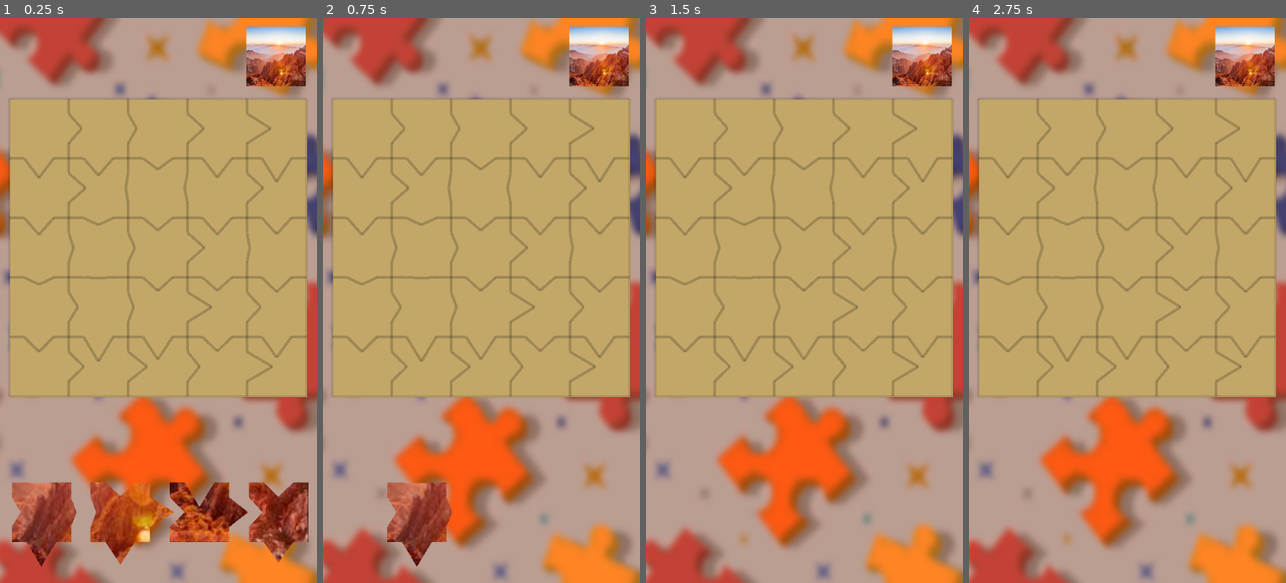
Above: before the commit, frames 1-4 (left to right).
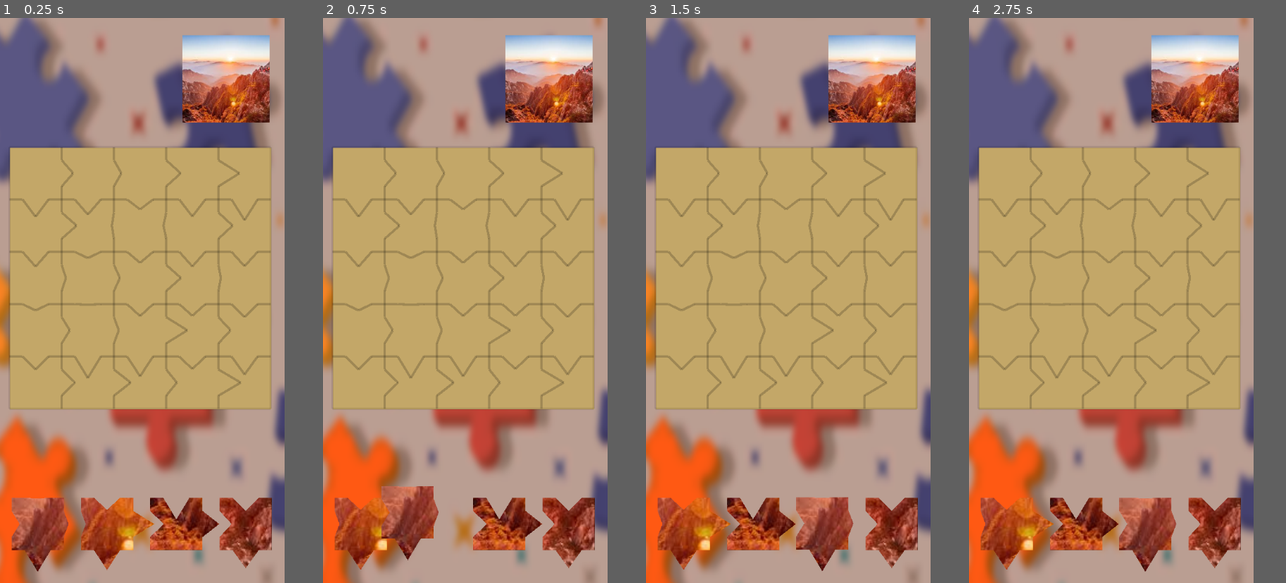
Above: after the commit, the same moments.

Repository: jerichoromano/PUZZLE-CRAZE
Game: Godot game, scene res://scenes/Main.tscn
The game is run twice, just before and just after one commit, with the same random seed, the same clock (stepped at 60 frames per second) and the same inputs. The engine's default icon, where the game draws it, is replaced by a stand-in: a white triangle on a blue panel in a dark square.
Inputs (mouse positions are in pixels of both pictures, inside the frame that each line leads up to):
- Up to frame 1 (0.25 s): no input
- Up to frame 2 (0.75 s): tap Enter at 0.5 s; drag from (364, 509) to (522, 509) at 0.52 s
- Up to frame 3 (1.5 s): drag from (741, 328) to (684, 131) at 1.27 s
- Up to frame 4 (2.75 s): tap Space at 2 s; move the mouse to (1159, 176) at 2.02 s; click (1159, 176) at 2.17 s
In our replay, the window is 450x800 before the commit and 404x800 after it. These sizes can differ from the game's own. Grey fills any space a smaller window leaves; there, only what the larger window draws over its background counts as a difference.

The runs differ from the first frame. In frame 1, 53% of the frame differs, in the area x 0-100%, y 0-100%; in frame 2, 53%; in frame 3, 54%; in frame 4, 54%.

Commit message:
'updates'

Diff:
--- a/project.godot
+++ b/project.godot
@@ -17,10 +17,9 @@
 
 [display]
 
-window/size/viewport_width=480
-window/size/viewport_height=854
+window/size/viewport_width=512
+window/size/viewport_height=1015
 window/size/initial_position_type=0
-window/size/resizable=false
 window/stretch/mode="viewport"
 window/stretch/aspect="keep_width"
 window/handheld/orientation=1
--- a/scenes/Main.tscn
+++ b/scenes/Main.tscn
@@ -14,23 +14,23 @@
 texture = ExtResource("3_dx3am")
 
 [node name="background" type="TextureRect" parent="."]
-offset_left = -132.0
-offset_top = -2.0
-offset_right = 913.0
-offset_bottom = 864.0
+offset_left = -372.0
+offset_top = -208.0
+offset_right = 833.0
+offset_bottom = 1201.0
 texture = ExtResource("4_0x4ps")
 
 [node name="Peices" parent="." instance=ExtResource("5_5qjje")]
-position = Vector2(3, 747)
+position = Vector2(6, 909)
 
 [node name="Board" parent="." instance=ExtResource("1_getn4")]
-position = Vector2(59, 167)
+position = Vector2(64, 279)
 
 [node name="reference" type="TextureRect" parent="."]
-offset_left = 405.0
-offset_top = 45.0
-offset_right = 468.0
-offset_bottom = 112.0
+offset_left = 358.0
+offset_top = 61.0
+offset_right = 490.0
+offset_bottom = 200.0
 expand_mode = 2
 stretch_mode = 3
 
--- a/scenes/Peices.tscn
+++ b/scenes/Peices.tscn
@@ -3,10 +3,10 @@
 [ext_resource type="Script" path="res://scenes/peices.gd" id="1_pwfmi"]
 
 [sub_resource type="RectangleShape2D" id="RectangleShape2D_oakhh"]
-size = Vector2(482, 104)
+size = Vector2(513, 104)
 
 [sub_resource type="RectangleShape2D" id="RectangleShape2D_cmlyr"]
-size = Vector2(484, 22)
+size = Vector2(511, 22)
 
 [node name="Peices" type="Node2D"]
 script = ExtResource("1_pwfmi")
@@ -14,14 +14,14 @@
 [node name="scroll" type="Area2D" parent="."]
 
 [node name="shape" type="CollisionShape2D" parent="scroll"]
-position = Vector2(239, 52)
+position = Vector2(254.5, 52)
 shape = SubResource("RectangleShape2D_oakhh")
 
 [node name="leave" type="Area2D" parent="."]
 collision_layer = 32768
 
 [node name="shape" type="CollisionShape2D" parent="leave"]
-position = Vector2(240, -93)
+position = Vector2(253.5, -93)
 shape = SubResource("RectangleShape2D_cmlyr")
 
 [connection signal="area_entered" from="scroll" to="." method="_on_scroll_area_entered"]
--- a/scenes/main.gd
+++ b/scenes/main.gd
@@ -5,7 +5,7 @@
 @export var texture: Texture2D
 var distortion_size = 20  # Strength of jigsaw distortion
 var edge_data = {}
-var actual_size = Vector2(450, 450)
+var actual_size = Vector2(470, 470)
 var polygons = []
 var cell_size = Vector2(100, 100)
 var max_dimension
@@ -25,7 +25,7 @@
 	var piece_texture = ImageTexture.create_from_image(piece_image)
 	$reference.name = "reference"
 	$reference.texture = piece_texture
-	$reference.scale = Vector2(0.4, 0.4)
+	$reference.scale = Vector2(0.7, 0.7)
 
 
 
